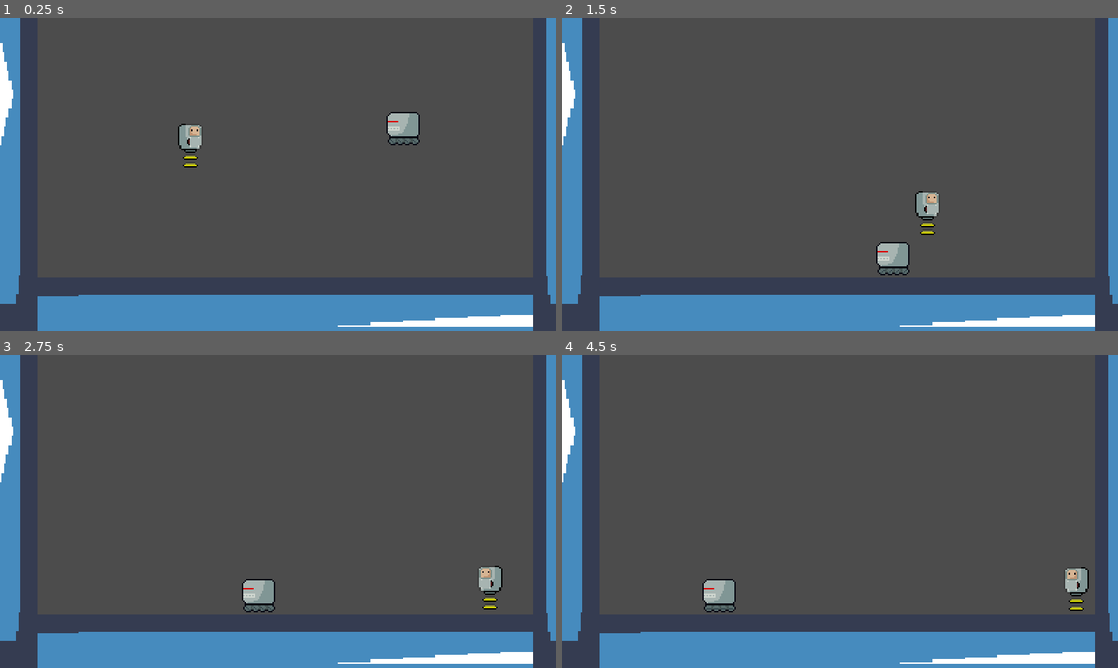
Above: before the commit, frames 1-4 (two rows, left to right).
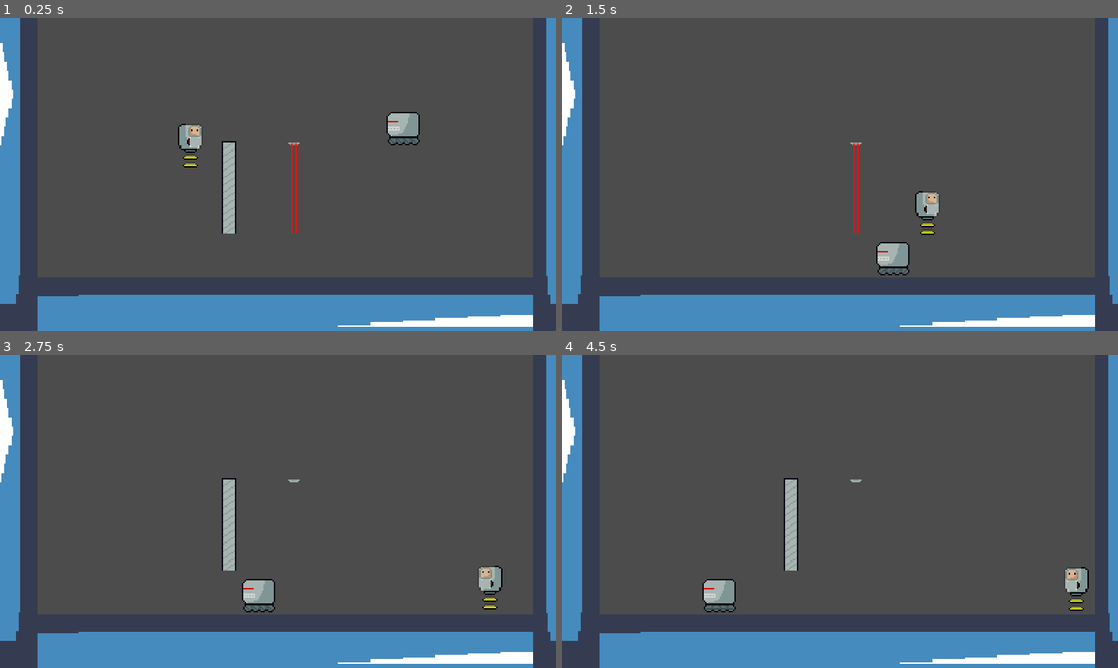
Above: after the commit, the same moments.

Repository: bruhrator420/MAD-Game-Jam-Project
Game: Godot game, scene res://Scenes/Level.tscn
Same seed, same stepped clock (60 frames per second), same inputs: the game is played once before the commit and once after it. The project has no main scene, so this scene is started directly. The engine's default icon, where the game draws it, is replaced by a stand-in: a white triangle on a blue panel in a dark square.
Inputs:
- Up to frame 1 (0.25 s): no input
- Up to frame 2 (1.5 s): hold Z (night) 0.53-1.28 s; hold Right (ui_right) from 0.53 s (still down); tap Space (jump) at 0.77 s; tap E (use) at 0.8, 1.35 s
- Up to frame 3 (2.75 s): tap Space (jump) at 1.52 s; tap Z (night) at 1.55 s; release Right (ui_right) at 2.03 s; hold Left (ui_left) from 2.03 s (still down); tap X (attack) at 2.1 s; tap E (use) at 2.3 s
- Up to frame 4 (4.5 s): release Left (ui_left) at 2.78 s; hold Right (ui_right) 2.78-4.28 s; tap Z (night) at 2.85, 4.35 s; tap Space (jump) at 3.02, 3.77 s; tap E (use) at 3.6 s; hold Left (ui_left) from 4.28 s (still down)

The runs differ from the first frame. In frame 1, 0.9% of the frame differs, in the area x 39-54%, y 39-69%; in frame 2, 0.2%; in frame 3, 0.8%; in frame 4, 0.8%.

Commit message:
Add a background and obstacles

Diff:
--- /dev/null
+++ b/Project/Scenes/Gate.tscn
@@ -0,0 +1,37 @@
+[gd_scene load_steps=5 format=2]
+
+[ext_resource path="res://Assets/Sprites/Gate.png" type="Texture" id=1]
+[ext_resource path="res://Scripts/NightNode2D.gd" type="Script" id=2]
+
+[sub_resource type="GDScript" id=1]
+script/source = "extends Sprite
+
+
+onready var collision = $\"StaticBody2D/CollisionShape2D\"
+
+
+func pause():
+	hide()
+	collision.set_deferred(\"disabled\", true)
+
+
+func resume():
+	show()
+	collision.set_deferred(\"disabled\", false)
+"
+
+[sub_resource type="RectangleShape2D" id=2]
+extents = Vector2( 5, 32 )
+
+[node name="Gate" type="Node2D"]
+script = ExtResource( 2 )
+
+[node name="Sprite" type="Sprite" parent="." groups=["day"]]
+texture = ExtResource( 1 )
+region_rect = Rect2( 0, 0, 10, 6 )
+script = SubResource( 1 )
+
+[node name="StaticBody2D" type="StaticBody2D" parent="Sprite"]
+
+[node name="CollisionShape2D" type="CollisionShape2D" parent="Sprite/StaticBody2D"]
+shape = SubResource( 2 )
--- /dev/null
+++ b/Project/Scenes/Lasers.tscn
@@ -0,0 +1,47 @@
+[gd_scene load_steps=5 format=2]
+
+[ext_resource path="res://Assets/Sprites/Lasers.png" type="Texture" id=1]
+[ext_resource path="res://Scripts/NightNode2D.gd" type="Script" id=2]
+
+[sub_resource type="GDScript" id=1]
+script/source = "extends Sprite
+
+
+onready var collision = $\"Area2D\"
+
+
+func pause():
+	collision.set_deferred(\"monitoring\", false)
+	region_rect.position.x = 8
+
+
+func resume():
+	collision.set_deferred(\"monitoring\", true)
+	region_rect.position.x = 0
+
+
+func _on_Area2D_body_entered(body):
+	if body.is_in_group(\"players\"):
+		print(\"player\")
+"
+
+[sub_resource type="RectangleShape2D" id=2]
+extents = Vector2( 4, 31.5 )
+
+[node name="Lasers" type="Node2D"]
+script = ExtResource( 2 )
+
+[node name="Sprite" type="Sprite" parent="." groups=["night"]]
+texture = ExtResource( 1 )
+region_enabled = true
+region_rect = Rect2( 0, 0, 8, 63 )
+script = SubResource( 1 )
+
+[node name="Area2D" type="Area2D" parent="Sprite"]
+monitorable = false
+
+[node name="CollisionShape2D" type="CollisionShape2D" parent="Sprite/Area2D"]
+position = Vector2( 0, -0.5 )
+shape = SubResource( 2 )
+
+[connection signal="body_entered" from="Sprite/Area2D" to="Sprite" method="_on_Area2D_body_entered"]
--- a/Project/Scenes/Level.tscn
+++ b/Project/Scenes/Level.tscn
@@ -1,9 +1,11 @@
-[gd_scene load_steps=7 format=2]
+[gd_scene load_steps=9 format=2]
 
 [ext_resource path="res://Scenes/Player.tscn" type="PackedScene" id=1]
 [ext_resource path="res://icon.png" type="Texture" id=2]
 [ext_resource path="res://Scenes/Enemy.tscn" type="PackedScene" id=3]
 [ext_resource path="res://Scripts/Level.gd" type="Script" id=4]
+[ext_resource path="res://Scenes/Lasers.tscn" type="PackedScene" id=5]
+[ext_resource path="res://Scenes/Gate.tscn" type="PackedScene" id=6]
 
 [sub_resource type="RectangleShape2D" id=1]
 extents = Vector2( 104.84, 21.5 )
@@ -64,3 +66,9 @@
 drag_margin_left = 1.0
 drag_margin_right = 1.0
 editor_draw_limits = true
+
+[node name="Gate" parent="." instance=ExtResource( 6 )]
+position = Vector2( 393, 272 )
+
+[node name="Lasers" parent="." instance=ExtResource( 5 )]
+position = Vector2( 438, 273 )
--- /dev/null
+++ b/Project/Scenes/Sky.tscn
@@ -0,0 +1,24 @@
+[gd_scene load_steps=4 format=2]
+
+[ext_resource path="res://Assets/Sprites/Sky.png" type="Texture" id=1]
+[ext_resource path="res://Scripts/NightNode2D.gd" type="Script" id=2]
+
+[sub_resource type="GDScript" id=1]
+script/source = "extends Sprite
+
+
+func pause():
+	frame = 1
+
+
+func resume():
+	frame = 0
+"
+
+[node name="Sky" type="Node2D"]
+script = ExtResource( 2 )
+
+[node name="Sprite" type="Sprite" parent="." groups=["day"]]
+texture = ExtResource( 1 )
+hframes = 2
+script = SubResource( 1 )
Binary file added: Project/Assets/Sprites/Gate.png
Binary file added: Project/Assets/Sprites/Lasers.png
Binary file added: Project/Assets/Sprites/Sky.png
